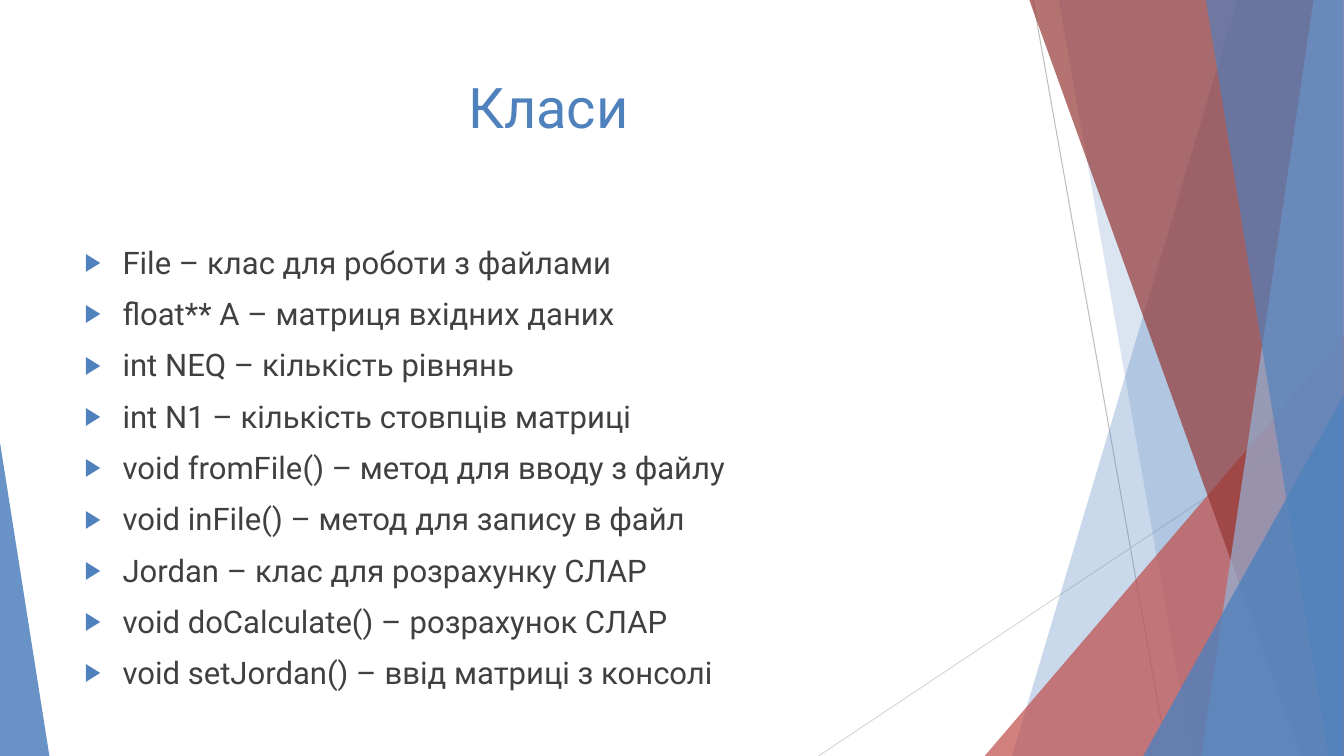
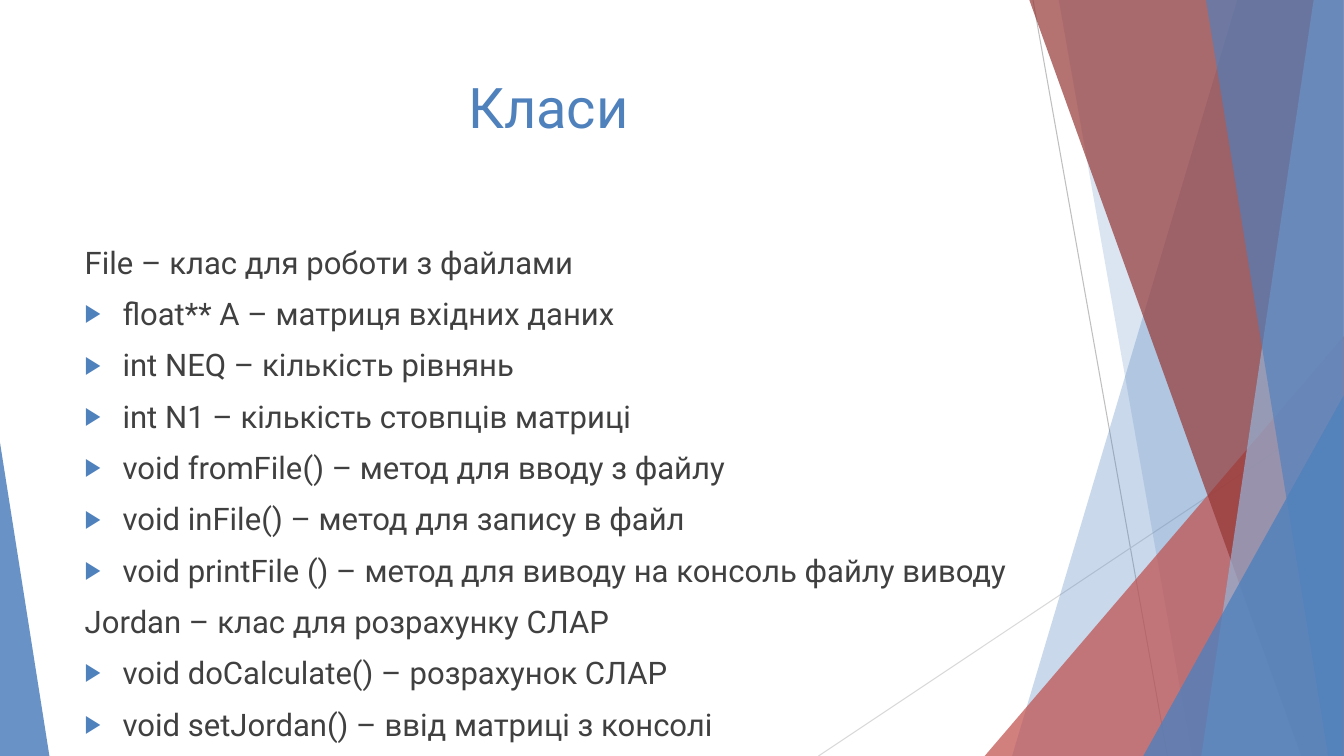
Before and after one commit to maxr96/Gauss-Jordan-Algorithm-, a slide deck: slide 8 of Project_CS-21-Maksym-Radchuk/docs/presentation.pptm. Drawn at 1344x756 pixels with LibreOffice and Linux fonts; fonts in the diff are those of the drawing. Boxes give left, top, right and bottom in pixels: in the first picture for what was removed or moved away, otherwise in the second. Text is boxed around its words. In the diff, an @@ line names an element or a change of style, - is before the commit and + after.

```diff
--- a/Project_CS-21-Maksym-Radchuk/docs/presentation.pptm
+++ b/Project_CS-21-Maksym-Radchuk/docs/presentation.pptm
@@ text at bbox=[85, 250, 609, 640]: bullet ▶ to none @@
@@ text at bbox=[123, 558, 1006, 589]: paragraph added @@
+▶ void printFile () – метод для виводу на консоль файлу виводу
```
Also in this commit, not shown: 5 other slides changed, 3 slides added, 1 slide removed, 14 other files.
